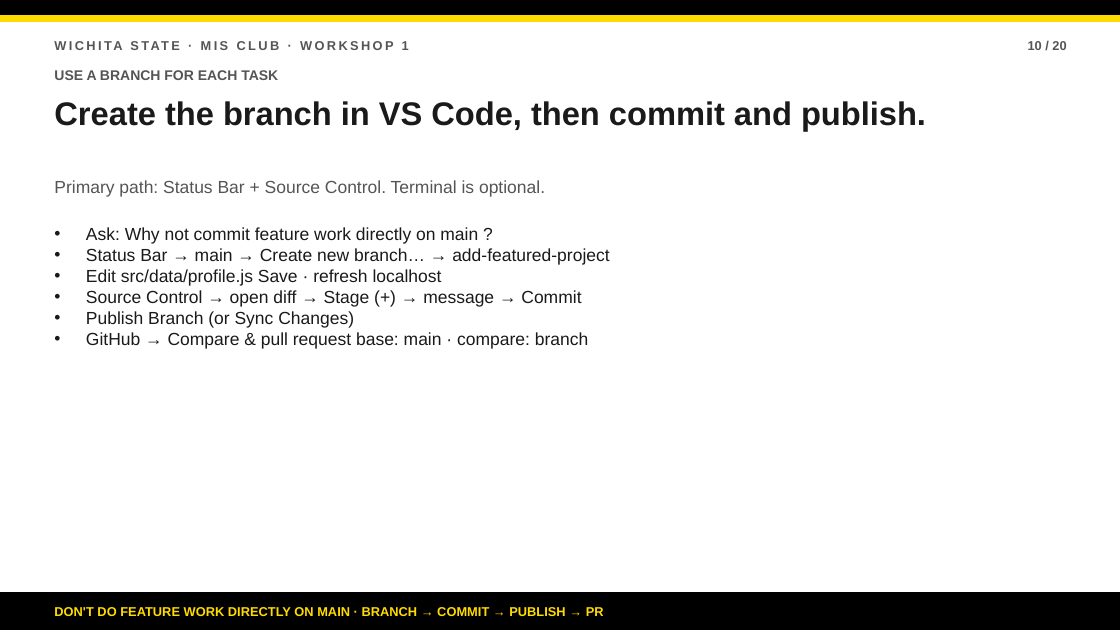
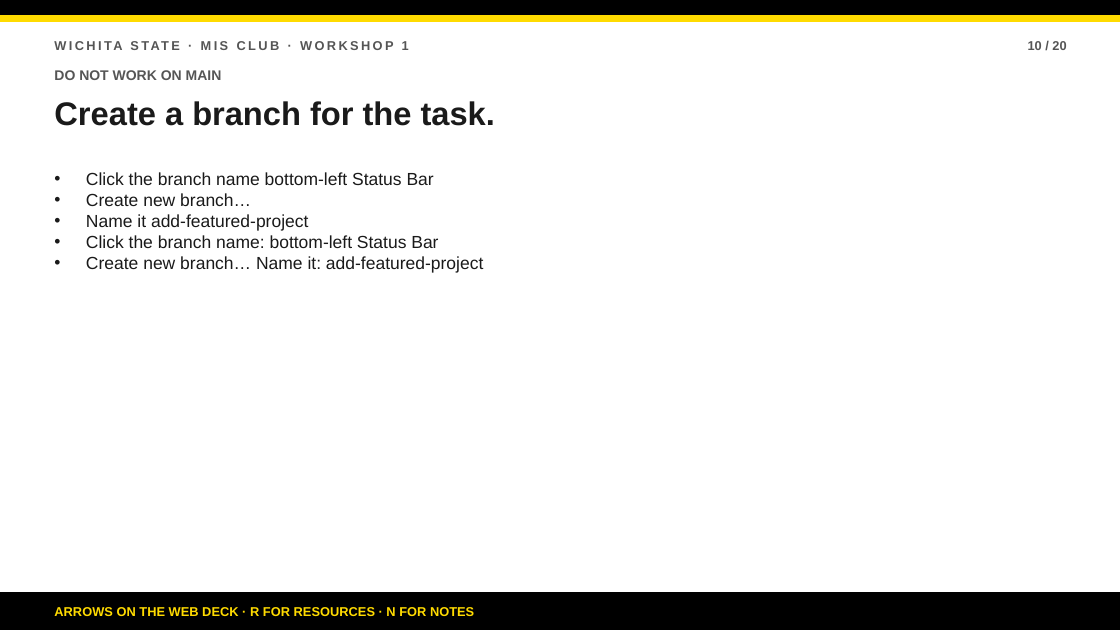
Before and after one commit to bsbcyber/workshop-site, a slide deck: slide 10 of downloads/workshop-1-presentation.pptx. Drawn at 1120x630 pixels with LibreOffice and Linux fonts; fonts in the diff are those of the drawing. Boxes give left, top, right and bottom in pixels: in the first picture for what was removed or moved away, otherwise in the second. Text is boxed around its words. In the diff, an @@ line names an element or a change of style, - is before the commit and + after.

```diff
--- a/downloads/workshop-1-presentation.pptx
+++ b/downloads/workshop-1-presentation.pptx
@@ text at box(54, 70, 222, 80): text changed @@
-USE A BRANCH FOR EACH TASK
+DO NOT WORK ON MAIN
@@ text at box(54, 101, 495, 126): text changed @@
-Create the branch in VS Code, then commit and publish.
+Create a branch for the task.
@@ text "Click the branch name bottom-left ..." at box(86, 172, 483, 273): vertical alignment middle to top @@
@@ text at box(86, 172, 483, 273): text changed; text colour #555555 to #1A1A1A @@
-Primary path: Status Bar + Source Control. Terminal is optional.
+• Click the branch name bottom-left Status Bar
+• Create new branch…
+• Name it add-featured-project
+• Click the branch name: bottom-left Status Bar
+• Create new branch… Name it: add-featured-project
@@ text removed at box(86, 227, 609, 349) @@
-• Ask: Why not commit feature work directly on main ?
-• Status Bar → main → Create new branch… → add-featured-project
-• Edit src/data/profile.js Save · refresh localhost
-• Source Control → open diff → Stage (+) → message → Commit
-• Publish Branch (or Sync Changes)
-• GitHub → Compare & pull request base: main · compare: branch
@@ text at box(54, 607, 474, 616): text changed @@
-DON'T DO FEATURE WORK DIRECTLY ON MAIN · BRANCH → COMMIT → PUBLISH → PR
+ARROWS ON THE WEB DECK · R FOR RESOURCES · N FOR NOTES
```
Also in this commit, not shown: 17 other slides changed, 2 slides added, 2 slides removed, 26 other files.
